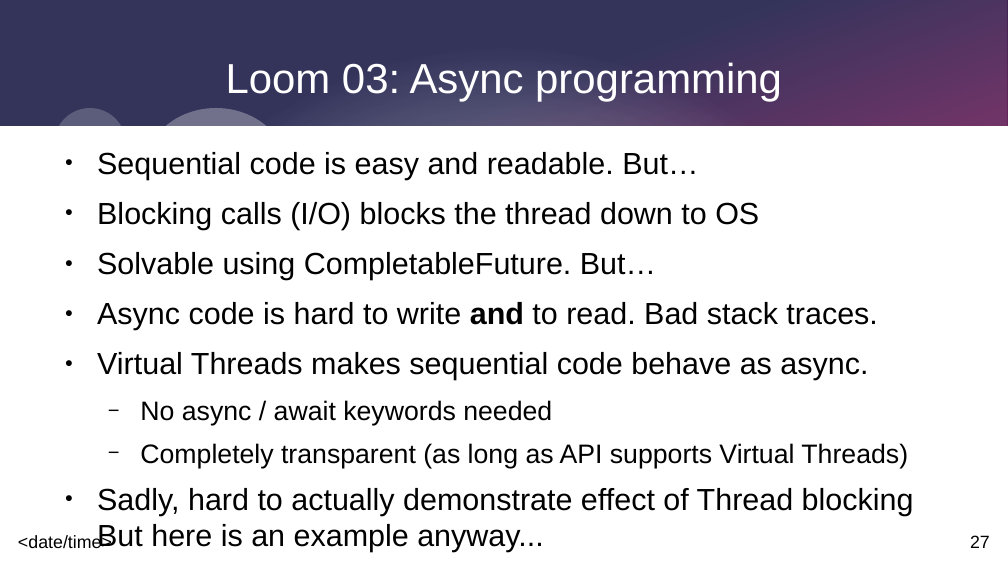
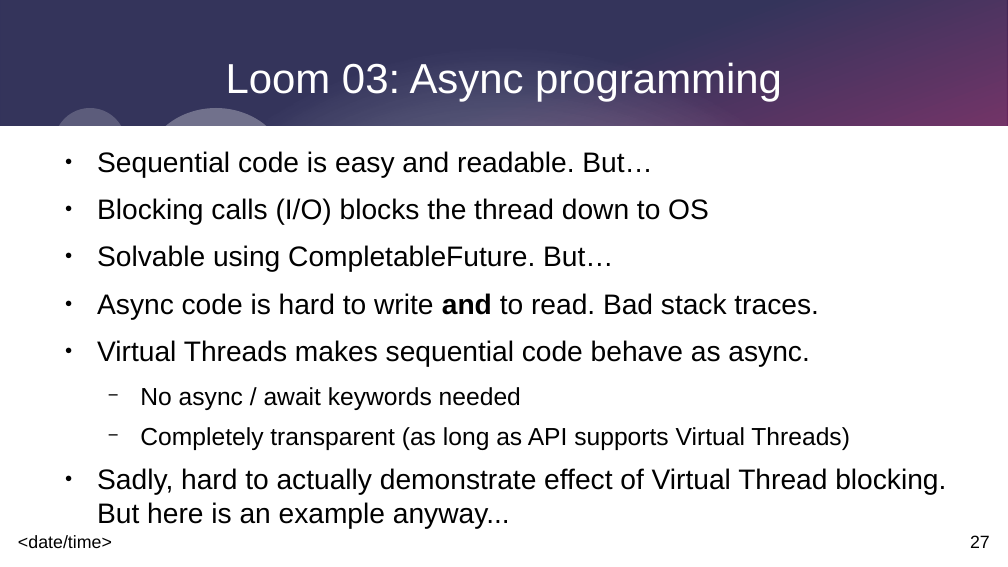
Before and after one commit to johnnyegel/Talk_JavaLatestAndGreatest, a slide deck: slide 27 of Presentation/JavaLatestAndGreatest.odp. Drawn at 1008x567 pixels with LibreOffice and Linux fonts; fonts in the diff are those of the drawing. Boxes give left, top, right and bottom in pixels: in the first picture for what was removed or moved away, otherwise in the second. Text is boxed around its words. In the diff, an @@ line names an element or a change of style, - is before the commit and + after.

```diff
--- a/Presentation/JavaLatestAndGreatest.odp
+++ b/Presentation/JavaLatestAndGreatest.odp
@@ text at <box>97,151,850,450</box>: size 24 to 22.2 pt in "Sequential code is easy and readable. But…", "Blocking calls (I/O) blocks the thread down ...", "Solvable using CompletableFuture. But…", "Async code is hard to write and ..." and 1 more places; size 21 to 19.4 pt in "No async / await keywords needed", "Completely transparent (as long as API supports ..." @@
@@ text at <box>97,468,946,494</box>: text changed; size 24 to 22.2 pt @@
-● Sadly, hard to actually demonstrate effect of Thread blocking
-  But here is an example anyway...
+● Sadly, hard to actually demonstrate effect of Virtual Thread blocking.
+  But here is an example anyway...
```
Also in this commit, not shown: 2 slides added, 1 slide removed, 31 other files.
